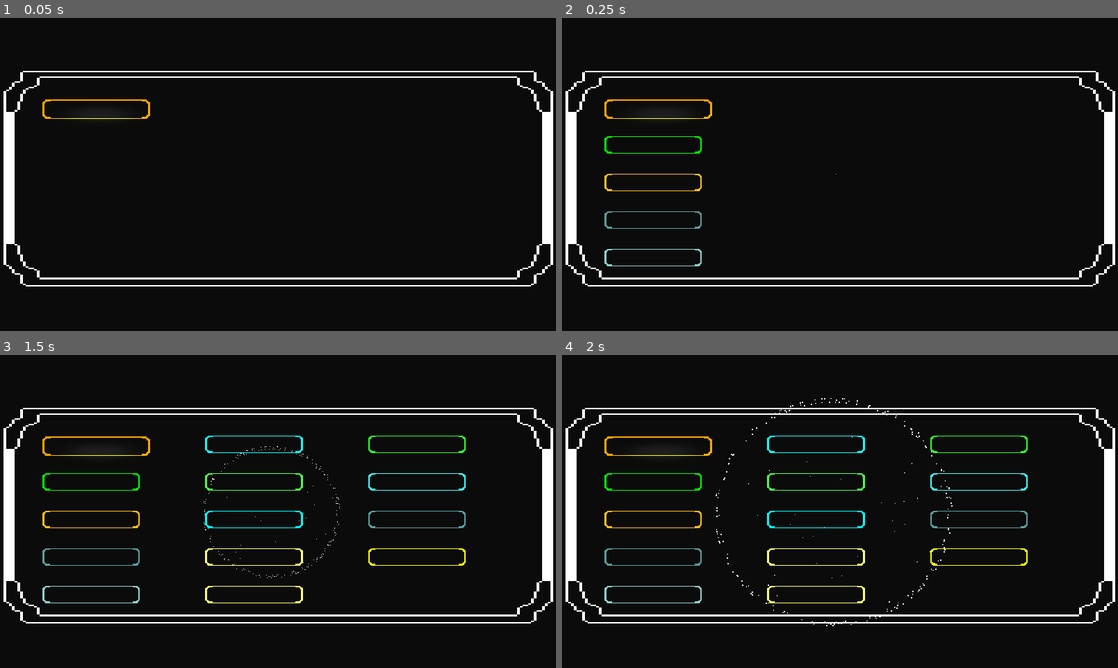
Above: before the commit, frames 1-4 (two rows, left to right).
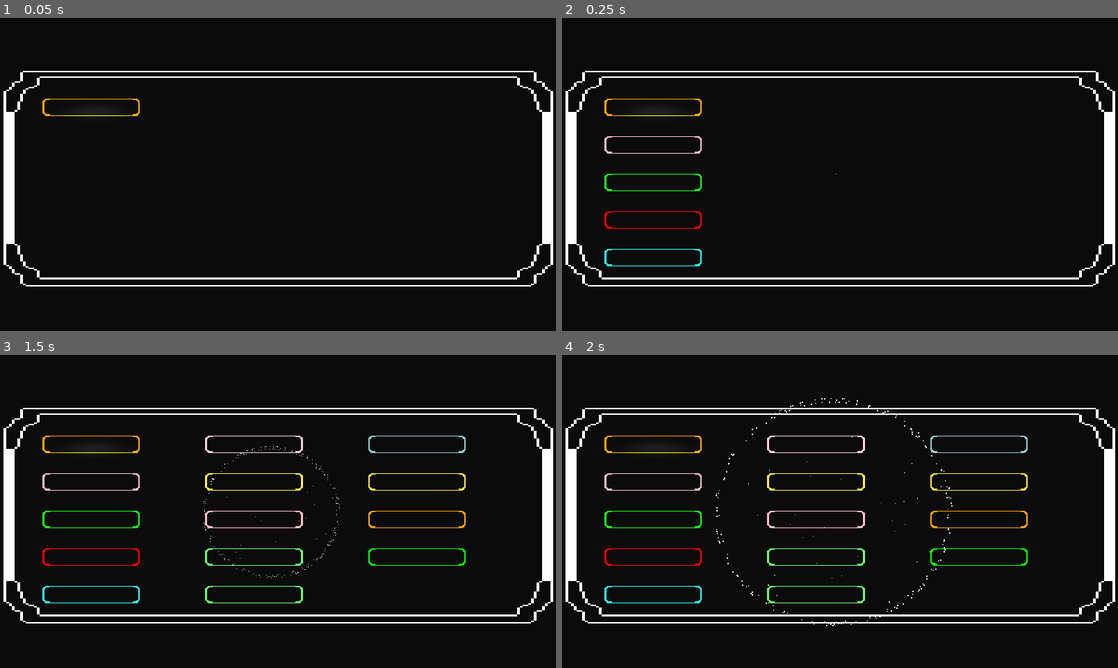
Above: after the commit, the same moments.

Repository: NathanSwedlund/Opalescence
Game: Godot game, scene res://Scenes/HelperScenes/UI/ChallengePage.tscn
The game is run twice, just before and just after one commit, with the same random seed, the same clock (stepped at 60 frames per second) and the same inputs. This scene is started directly instead of the project's main scene.
Inputs:
- Up to frame 1 (0.05 s): no input
- Up to frame 2 (0.25 s): no input
- Up to frame 3 (1.5 s): click "o" at 0.5 s; click "-" at 1.25 s
- Up to frame 4 (2 s): no input

The runs differ from the first frame. In frame 1, 0.3% of the frame differs, in the area x 7-27%, y 25-33%; in frame 2, 0.7%; in frame 3, 1.8%, in the area x 7-84%, y 25-80%; in frame 4, 1.8%.

Commit message:
adds back button and refactors challenge page

Diff:
--- a/Scenes/HelperScenes/UI/ChallengePage.tscn
+++ b/Scenes/HelperScenes/UI/ChallengePage.tscn
@@ -18,6 +18,10 @@
 size = 30
 font_data = ExtResource( 2 )
 
+[sub_resource type="StyleBoxEmpty" id=13]
+
+[sub_resource type="StyleBoxEmpty" id=14]
+
 [sub_resource type="ParticlesMaterial" id=12]
 emission_shape = 2
 emission_box_extents = Vector3( 100, 25.021, 1 )
@@ -68,7 +72,7 @@
 size = 20
 font_data = ExtResource( 2 )
 
-[node name="MissionPage" type="Node2D"]
+[node name="ChallengePage" type="Node2D"]
 scale = Vector2( 1.25, 1.2 )
 script = ExtResource( 4 )
 col_sep = 500
@@ -89,10 +93,12 @@
 margin_right = 955.0
 margin_bottom = 562.0
 custom_fonts/font = SubResource( 9 )
+custom_styles/pressed = SubResource( 13 )
+custom_styles/focus = SubResource( 14 )
 text = "Ready"
 flat = true
 script = ExtResource( 12 )
-left_margin_on_hover = 793
+right_margin_mod_on_hover = -500
 
 [node name="Light2D" type="Light2D" parent="ReadyButton"]
 visible = false
@@ -102,6 +108,34 @@
 energy = 2.0
 
 [node name="Particles2D" type="Particles2D" parent="ReadyButton"]
+position = Vector2( 62.9999, 17.3333 )
+scale = Vector2( 1.526, 0.662 )
+emitting = false
+amount = 10
+lifetime = 1.5
+process_material = SubResource( 12 )
+
+[node name="BackButton" type="Button" parent="."]
+margin_left = 612.8
+margin_top = 527.5
+margin_right = 774.8
+margin_bottom = 563.5
+custom_fonts/font = SubResource( 9 )
+custom_styles/pressed = SubResource( 13 )
+custom_styles/focus = SubResource( 14 )
+text = "Back"
+flat = true
+script = ExtResource( 12 )
+right_margin_mod_on_hover = -500
+
+[node name="Light2D" type="Light2D" parent="BackButton"]
+visible = false
+position = Vector2( 94.5999, 21.7554 )
+scale = Vector2( 0.3, 0.1 )
+texture = ExtResource( 5 )
+energy = 2.0
+
+[node name="Particles2D" type="Particles2D" parent="BackButton"]
 position = Vector2( 62.9999, 17.3333 )
 scale = Vector2( 1.526, 0.662 )
 emitting = false
@@ -329,4 +363,5 @@
 texture = ExtResource( 13 )
 
 [connection signal="pressed" from="ReadyButton" to="." method="_on_ReadyButton_pressed"]
+[connection signal="pressed" from="BackButton" to="." method="_on_BackButton_pressed"]
 [connection signal="timeout" from="PanelAppearTimer" to="." method="_on_PanelAppearTimer_timeout"]
--- a/Scripts/UI/ChallengePage.gd
+++ b/Scripts/UI/ChallengePage.gd
@@ -1,8 +1,14 @@
 extends Node2D
 
-var current_panel_selected = 0
+var selected = 0
 var panel_selection_scale = 1.1
 var score_mult = 1.0
+
+var buttons
+var panels
+var panel_num
+var button_num
+var ui_num
 
 export var col_sep = 400
 export var row_sep = 100
@@ -12,11 +18,18 @@
 # Called when the node enters the scene tree for the first time.
 var more_pale_mod = 0.7
 func _ready():
+	buttons = [$BackButton, $ReadyButton]
+	panels = $ChallengePanels.get_children()
+
+	panel_num = len(panels)
+	button_num = len(buttons)
+	ui_num = panel_num + button_num
+
 	Settings.apply_sound_settings()
 	var score = HighScore.get_score("challenge")
 	score = Global.point_num_to_string(Global.round_float(score, 2), ["b", "m"])
 	$HighScore.text = "High Score: " + score
-	select_panel(current_panel_selected)
+	select_ui_element(selected)
 	for i in range($ChallengePanels.get_child_count()):
 		var c = $ChallengePanels.get_child(i)
 		# setting position
@@ -49,58 +62,53 @@
 var selecting_ready_button = false
 func _process(delta):
 	if(Input.is_action_just_pressed("ui_cancel")):
-		save_challenge_panel_state()
-		get_tree().change_scene("res://Scenes/MainScenes/MainMenu.tscn")
+		back_to_main_menu()
 	if(Input.is_action_just_pressed("ui_down")):
-		select_next(true)
+		select_next_ui_element()
 	if(Input.is_action_just_pressed("ui_up")):
-		select_next(false)
-	if(Input.is_action_just_pressed("controller_start") or (Input.is_action_just_pressed("ui_accept") and selecting_ready_button)):
-		_on_ReadyButton_pressed()
+		select_last_ui_element()
+	if(Input.is_action_just_pressed("ui_accept") and selected >= panel_num):
+		buttons[selected-panel_num].emit_signal("pressed")
 
-func select_next(going_up=true):
-	var change_num = 1 if going_up else -1
+func select_next_ui_element():
+	select_ui_element( (selected+1) % ui_num )
+
+func select_last_ui_element():
+	select_ui_element( (selected+ui_num-1) % ui_num )
+
+func select_ui_element(ui_element_num):
 	$SelectAudio.play()
+	if(selected < len(panels)):
+		deselect_panel(selected)
+	else:
+		buttons[selected-len(panels)].deselect()
 
-	if( (!going_up and current_panel_selected == 0) or (going_up and current_panel_selected==$ChallengePanels.get_child_count()-1)):
-		if(!selecting_ready_button):
-			deselect_panel(current_panel_selected)
-			selecting_ready_button = true
-			$ReadyButton.select()
-		else:
-			current_panel_selected = (current_panel_selected + change_num + $ChallengePanels.get_child_count()) % $ChallengePanels.get_child_count()
-			select_panel(current_panel_selected)
-			selecting_ready_button = false
-			$ReadyButton.deselect()
+	selected = ui_element_num
+
+	if(selected < len(panels)):
+		select_panel(selected)
 	else:
-		if(selecting_ready_button):
-			selecting_ready_button = false
-			$ReadyButton.deselect()
-			select_panel(current_panel_selected)
-		else:
-			deselect_panel(current_panel_selected)
-			current_panel_selected = (current_panel_selected + change_num + $ChallengePanels.get_child_count()) % $ChallengePanels.get_child_count()
-			select_panel(current_panel_selected)
-			selecting_ready_button = false
+		buttons[selected-len(panels)].select()
+
 
 func select_panel(panel_num):
-	$ChallengePanels.get_child(current_panel_selected).is_ui_selected = true
-	$ChallengePanels.get_child(current_panel_selected).scale *= panel_selection_scale
-	$ChallengePanels.get_child(current_panel_selected).find_node("Light2D").visible = true
+	$ChallengePanels.get_child(selected).is_ui_selected = true
+	$ChallengePanels.get_child(selected).scale *= panel_selection_scale
+	$ChallengePanels.get_child(selected).find_node("Light2D").visible = true
 
 func deselect_panel(panel_num):
-	$ChallengePanels.get_child(current_panel_selected).is_ui_selected = false
-	$ChallengePanels.get_child(current_panel_selected).scale /= panel_selection_scale
-	$ChallengePanels.get_child(current_panel_selected).find_node("Light2D").visible = false
+	$ChallengePanels.get_child(selected).is_ui_selected = false
+	$ChallengePanels.get_child(selected).scale /= panel_selection_scale
+	$ChallengePanels.get_child(selected).find_node("Light2D").visible = false
 
 func change_panel(panel_num):
-	if(panel_num == current_panel_selected):
+	if(panel_num == selected):
 		return
 
 	$SelectAudio.play()
-	deselect_panel(current_panel_selected)
-	current_panel_selected = panel_num
-	select_panel(current_panel_selected)
+	deselect_panel(selected)
+	selected = panel_num
+	select_panel(selected)
 
 func update_global_score_mult():
 	score_mult = 1.0
@@ -123,14 +131,14 @@
 	Global.return_scene = "res://Scenes/HelperScenes/UI/ChallengePage.tscn"
 	get_tree().change_scene("res://Scenes/MainScenes/World.tscn")
 
-var current_panel = 0
+var current_appear_panel = 0
 func _on_PanelAppearTimer_timeout():
-	if(current_panel == $ChallengePanels.get_child_count()):
+	if(current_appear_panel == $ChallengePanels.get_child_count()):
 		$PanelAppearTimer.stop()
 		return
-	$ChallengePanels.get_child(current_panel).visible = true
+	$ChallengePanels.get_child(current_appear_panel).visible = true
 	$PanelAppearAudio.play()
-	current_panel += 1
+	current_appear_panel += 1
 
 func save_challenge_panel_state():
 	Global.ui_states[ui_name] = []
@@ -140,3 +148,10 @@
 func load_challenge_panel_state():
 	for i in range($ChallengePanels.get_child_count()):
 		$ChallengePanels.get_child(i).update_current_val(Global.ui_states[ui_name][i])
+
+func back_to_main_menu():
+	save_challenge_panel_state()
+	get_tree().change_scene("res://Scenes/MainScenes/MainMenu.tscn")
+
+func _on_BackButton_pressed():
+	back_to_main_menu()
Not shown: 1 places in Scenes/HelperScenes/UI/ChallengePage.tscn that only renumber resources
